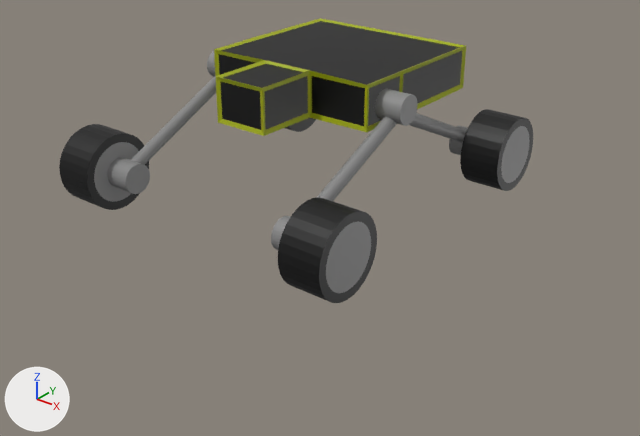
The FBX model Assets/_ARC Scene/Rover.fbx, before and after one commit.
The view is the same before and after, from a camera (50 mm lens) standing at (1.54, -2.0, 1.34) and looking at (-0.18, 0.15, 0.0). Arrows for +X, +Y and +Z are at lower left; the lights stay in place. Where no turn or scale is listed for an object, it has been applied to the vertices.

Before the edit, the objects in view are built like this:
```python
me_cube_003 = bpy.data.meshes.new('Cube.003')
me_cube_003.from_pydata(...)  # 137 vertices, 166 faces; spans x -0.365..0.365, y -0.152..0.751, z -0.114..0.064
me_cube_003.materials.append(mat_şasi)  # yellow #a5af00
me_cube_004 = bpy.data.meshes.new('Cube.004')
me_cube_004.from_pydata(...)  # 1152 vertices, 852 faces; spans x -0.619..0.619, y -0.485..0.894, z -0.478..0.018
# faces by material slot: [404, 448]
me_cube_004.materials.append(mat_boyasız)  # grey #898989
me_cube_004.materials.append(mat_teker)  # black #000000
me_cube_005 = bpy.data.meshes.new('Cube.005')
me_cube_005.from_pydata(...)  # 27 vertices, 17 faces; spans x -0.357..0.357, y -0.146..0.743, z -0.103..0.054
me_cube_005.materials.append(mat_panel)  # black #000000
ob_cube = bpy.data.objects.new('Cube', me_cube_003)
ob_cube.location = (-0.504, 0.262, 0.376)
ob_cube_001 = bpy.data.objects.new('Cube.001', me_cube_004)
ob_cube_001.location = (-0.504, 0.262, 0.376)
ob_cube_002 = bpy.data.objects.new('Cube.002', me_cube_005)
ob_cube_002.location = (-0.504, 0.262, 0.376)
```
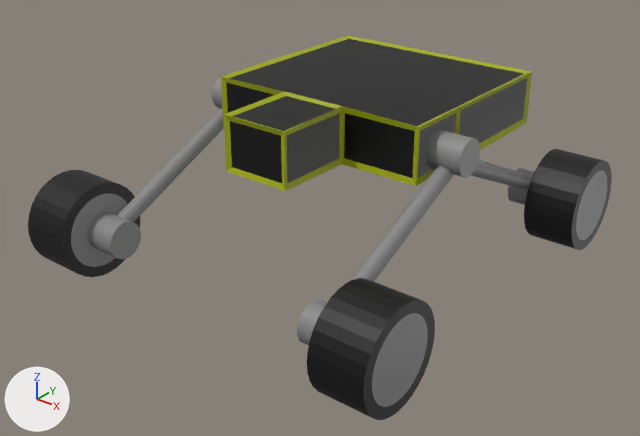
Commit message: Rover Improved

Pixel boxes [x1, y1, x2, y2] of what changed, in the pictures (640 x 436 px):
'Cube.001', reshaped, moved (6% taller): before [59, 51, 533, 303]; after [88, 77, 534, 345]
'Cube.002', moved: before [219, 21, 462, 130]; after [226, 39, 527, 183]
'Wheel FL', added: after [307, 278, 435, 420]
    faces in mat_teker_004 (black #000000): [307, 278, 435, 420]
    faces in mat_boyasız_004 (grey #898989): [372, 313, 428, 407]
'Cube', moved: before [214, 18, 466, 136]; after [221, 36, 532, 191]
'Wheel FR', added: after [28, 170, 140, 277]
    faces in mat_teker_001 (black #000000): [28, 170, 140, 277]
    faces in mat_boyasız_001 (grey #898989): [71, 193, 128, 267]
'Wheel BL', added: after [524, 149, 612, 250]
    faces in mat_teker (black #000000): [524, 149, 612, 250]
    faces in mat_boyasız_002 (grey #898989): [576, 171, 607, 240]
part 1 of me_cube_004, deleted: before [285, 118, 316, 132]
part 2 of me_cube_004, deleted: before [59, 124, 149, 210]
part 3 of me_cube_004, deleted: before [460, 109, 533, 191]
part 4 of me_cube_004, deleted: before [278, 197, 377, 303]

The change in detail:
Material 'teker.004' (mat_teker_004) is new.
Its base color is (0.0, 0.0, 0.0) (black #000000).
Material 'boyasız.004' (mat_boyasız_004) is new.
Its base color is (0.25, 0.25, 0.25) (grey #898989).
Material 'teker.001' (mat_teker_001) is new.
Its base color is (0.0, 0.0, 0.0) (black #000000).
Material 'boyasız.001' (mat_boyasız_001) is new.
Its base color is (0.25, 0.25, 0.25) (grey #898989).
Material 'boyasız.002' (mat_boyasız_002) is new.
Its base color is (0.25, 0.25, 0.25) (grey #898989).
me_cube_004 is used by ob_cube_001; location (-0.504, 0.262, 0.376).
me_cube_004 had 1152 vertices, 852 faces and spanned x -0.619..0.619, y -0.485..0.894, z -0.478..0.018.
me_cube_004 now has 640 vertices, 336 faces and spans x -0.463..0.463, y -0.395..0.803, z -0.388..0.018.
me_cube_004 part 1: 128 vertices removed from x -0.619..-0.457, y 0.599..0.894, z -0.478..-0.183.
me_cube_004 part 2: 128 vertices removed from x -0.619..-0.457, y -0.485..-0.19, z -0.478..-0.183.
me_cube_004 part 3: 128 vertices removed from x 0.457..0.619, y 0.599..0.894, z -0.478..-0.183.
me_cube_004 part 4: 128 vertices removed from x 0.457..0.619, y -0.485..-0.19, z -0.478..-0.183.
me_cube_004 no longer uses material mat_teker (black #000000).
Mesh me_cube_007 is new.
It has 129 vertices, 129 faces and spans x 0.456..0.62, y -0.485..-0.19, z -0.478..-0.183.
Faces by material slot: [33, 96].
It uses material mat_boyasız_004 (grey #898989).
It uses material mat_teker_004 (black #000000).
Mesh me_cube_003_1 is new.
It has 129 vertices, 129 faces and spans x -0.619..-0.455, y -0.485..-0.19, z -0.478..-0.183.
Faces by material slot: [33, 96].
It uses material mat_boyasız_001 (grey #898989).
It uses material mat_teker_001 (black #000000).
Mesh me_cube_004_1 is new.
It has 129 vertices, 129 faces and spans x 0.456..0.62, y 0.599..0.894, z -0.478..-0.183.
Faces by material slot: [33, 96].
It uses material mat_boyasız_002 (grey #898989).
It uses material mat_teker (black #000000).
Object 'Cube' (ob_cube) moves from (-0.504, 0.262, 0.376) to (0.0, -0.209, 0.474).
Object 'Cube.002' (ob_cube_002) moves from (-0.504, 0.262, 0.376) to (0.0, -0.209, 0.474).
Object 'Cube.001' (ob_cube_001) moves from (-0.504, 0.262, 0.376) to (0.0, -0.209, 0.474).
Object 'Wheel FL' (ob_wheel_fl) is new; it shows me_cube_007.
Its location is (0.0, -0.209, 0.474).
Object 'Wheel FR' (ob_wheel_fr) is new; it shows me_cube_003_1.
Its location is (0.0, -0.209, 0.474).
Object 'Wheel BL' (ob_wheel_bl) is new; it shows me_cube_004_1.
Its location is (0.0, -0.209, 0.474).
